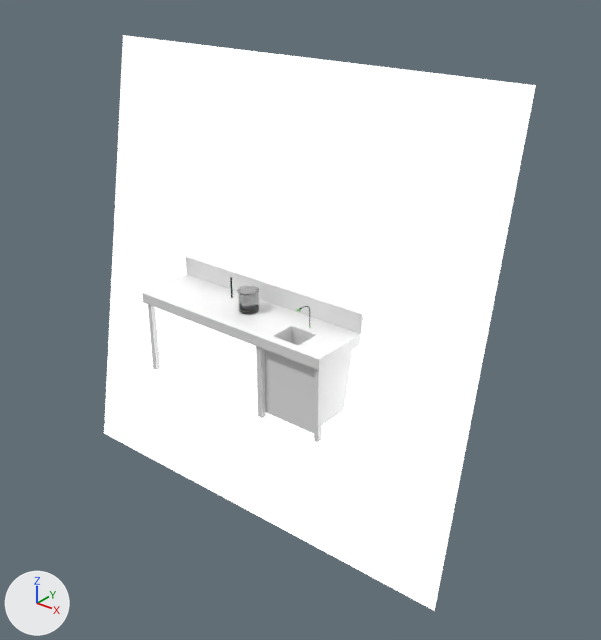
Before and after pictures for a commit that changed the Blender file base.blend.
Camera for both pictures: a 50 mm camera at (130.4, -142.0, 90.5) aimed at (6.1, 13.4, -5.8). Arrows for +X, +Y and +Z are at lower left; the lights stay in place.

The first picture shows 'Lamp', 'paillasse'.
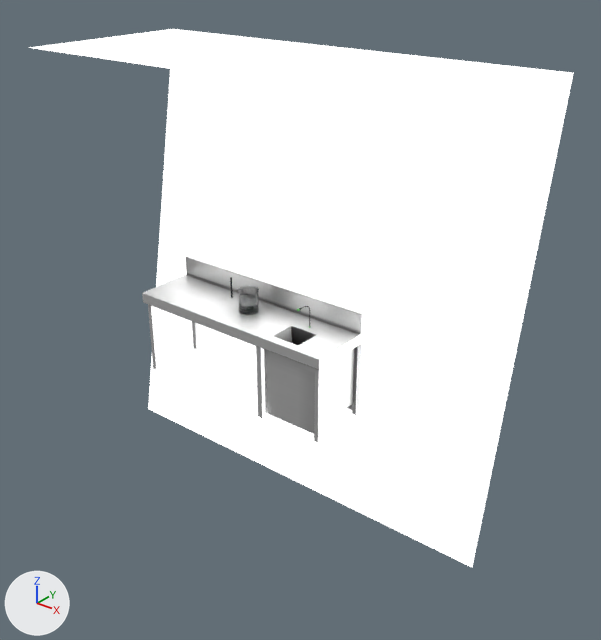
Where the change shows, as pixel boxes [x1, y1, x2, y2] in the pictures (601 x 640 px):
'Lamp', reshaped, moved (26% wider, 7% shorter): before [104, 35, 536, 611]; after [29, 29, 574, 567]
part 1 of me_plane_002, added: after [29, 29, 572, 112]
part 2 of me_plane_003, cut back: before [142, 256, 364, 433]; after [142, 255, 365, 434]
part 3 of me_plane_003, recoloured: [151, 257, 362, 442] in both

Edits to the bpy script that builds the scene:
```text
Add img_text_paillasse:
    img_text_paillasse = load_image('text_paillasse', 'text_paillasse.png', 512, 512, 'sRGB')
Add mat_material:
    mat_material = bpy.data.materials.new('Material')
    mat_material.use_nodes = True; mat_material.node_tree.nodes.clear()
    _N = mat_material.node_tree.nodes; _L = mat_material.node_tree.links
    n0 = _N.new('ShaderNodeOutputMaterial'); n0.name = 'Material Output'
    n1 = _N.new('ShaderNodeTexImage'); n1.name = 'Image Texture'
    n1.image = img_text_paillasse
    n2 = _N.new('ShaderNodeBsdfAnisotropic'); n2.name = 'Glossy BSDF'
    n2.distribution = 'GGX'
    n2.inputs[1].default_value = 0.447  # 'Roughness'
    _L.new(n2.outputs[0], n0.inputs[0])  # 'BSDF' to 'Surface'
    _L.new(n1.outputs[0], n2.inputs[0])  # 'Color' to 'Color'
Change me_plane_002:
    where me_plane_002.from_pydata(...)  # 4 vertices, 1 face; spans x -1.0..1.0, y -1.0..1.0, z 0.0
    used by ob_lamp; location = (0.0, 7.2, 0.0); rotation_euler = (1.387, 0.0, 0.0), in degrees (79, 0, 0); scale = (61.5, 61.5, 61.5)
    verts and faces of me_plane_002; kept vertices keep their numbers, new ones are numbered from 4
    before: 2 (-1.0, 1.0, 0.0) at pixel (123, 35), 3 (1.0, 1.0, 0.0) at pixel (535, 85)
    me_plane_002 part 1
    add verts[4] = (-1.0, 0.85, 0.8)  # pixel (27, 47)
    add verts[5] = (1.0, 0.85, 0.8)  # pixel (457, 111)
    add faces += [(2, 3, 5, 4)]
Change me_plane_003:
    used by ob_paillasse; location = (0.0, 0.0, 0.0); scale = (29.8, -9.37, 29.8)
    remove me_plane_003.from_pydata(...)  # 181 vertices, 151 faces; spans x -1.0..1.0, y -1.0..1.0, z -0.79..0.18
    add me_plane_003.from_pydata(...)  # 139 vertices, 85 faces; spans x -1.0..1.0, y -1.0..1.0, z -0.79..0.18
    me_plane_003 part 2
    43 vertices are removed from x -1.0..1.0, y -1.0..1.0, z -0.79..0.18
    148 faces are deleted
    3 vertices in x 0.38..0.94, y 0.78, z -0.75..-0.11 move by (0.0, 0.01, 0.0)
    1 vertex is added at (0.38, 0.79, -0.11)
    82 new faces join them
    me_plane_003 part 3: 62 faces spanning x -1.0..1.0, y -0.92..0.91, z -0.79..0.18 switch from no material to mat_material
Change ob_lamp:
    ob_lamp.location: (0.0, 7.2, 0.0) -> (0.0, 26.1, 0.0)
```
